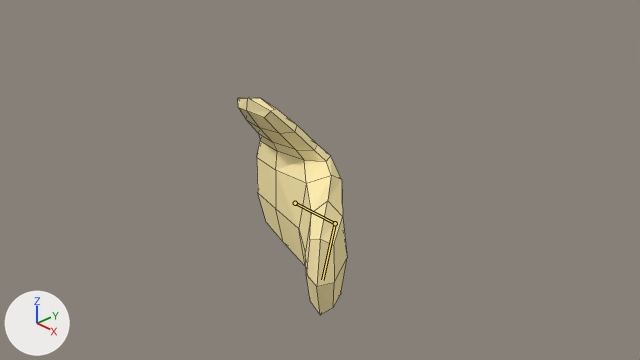
The Blender file Assets/_Models/BabyHand.blend, before and after one commit.
Both versions are drawn from the file's camera 'Camera'. Arrows for +X, +Y and +Z are at lower left; the lights stay in place. The bones that bend it are drawn over the model as lines. Mesh edges are drawn as thin lines.

In view in the first picture: 'Hand'.
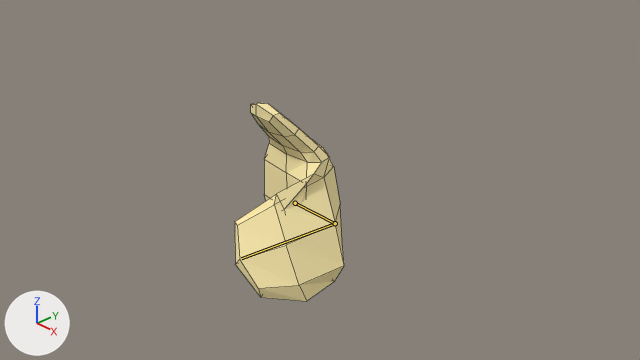
Commit message: Baby hand close animation

The newer file adds an action. The first version stands in its rest pose; the second is drawn at frame 10 of the action 'Close'.

Boxes (x1, y1, x2, y2) around the edits, measured in the pictures (640 x 360 px):
'Hand', posed (9% shorter): before (238, 97, 347, 315); after (235, 103, 344, 301)
bone 'Bone.001', root to tip: before (335, 223) to (322, 280); after (335, 223) to (241, 258)

What the commit changed:
Bone 'Bone.001' (bone_bone_001) turns from (0, 0, 0) to (-19, 37, -80) degrees about its own x, y and z.
